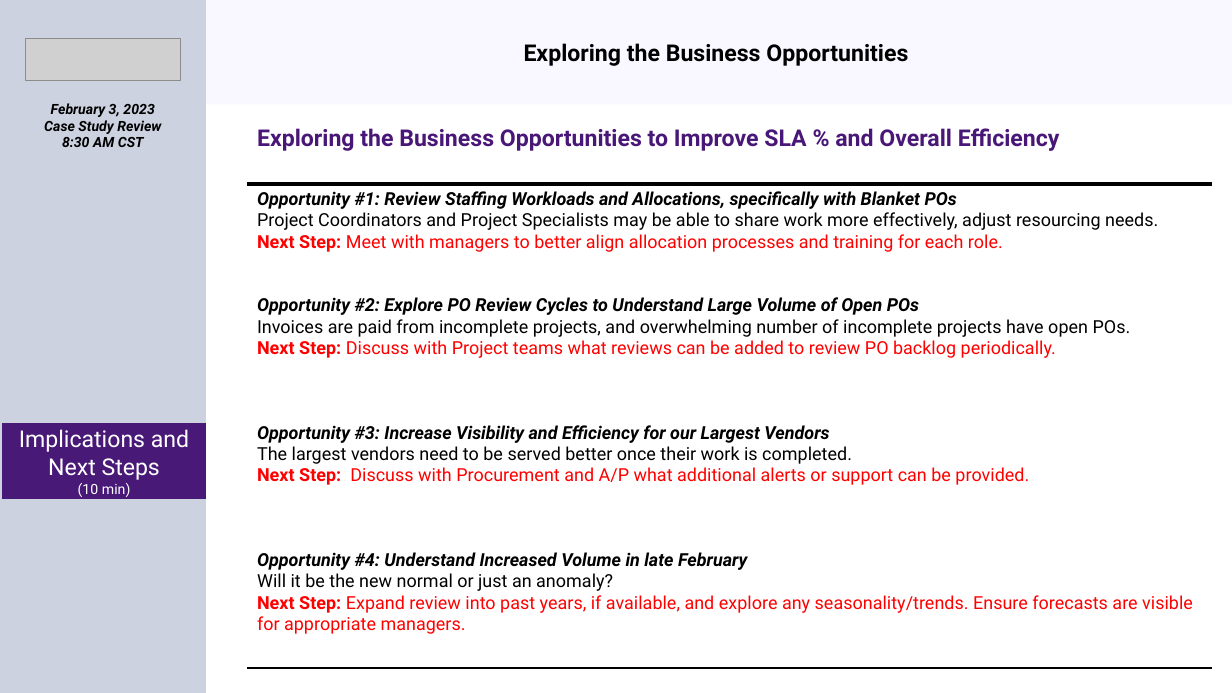
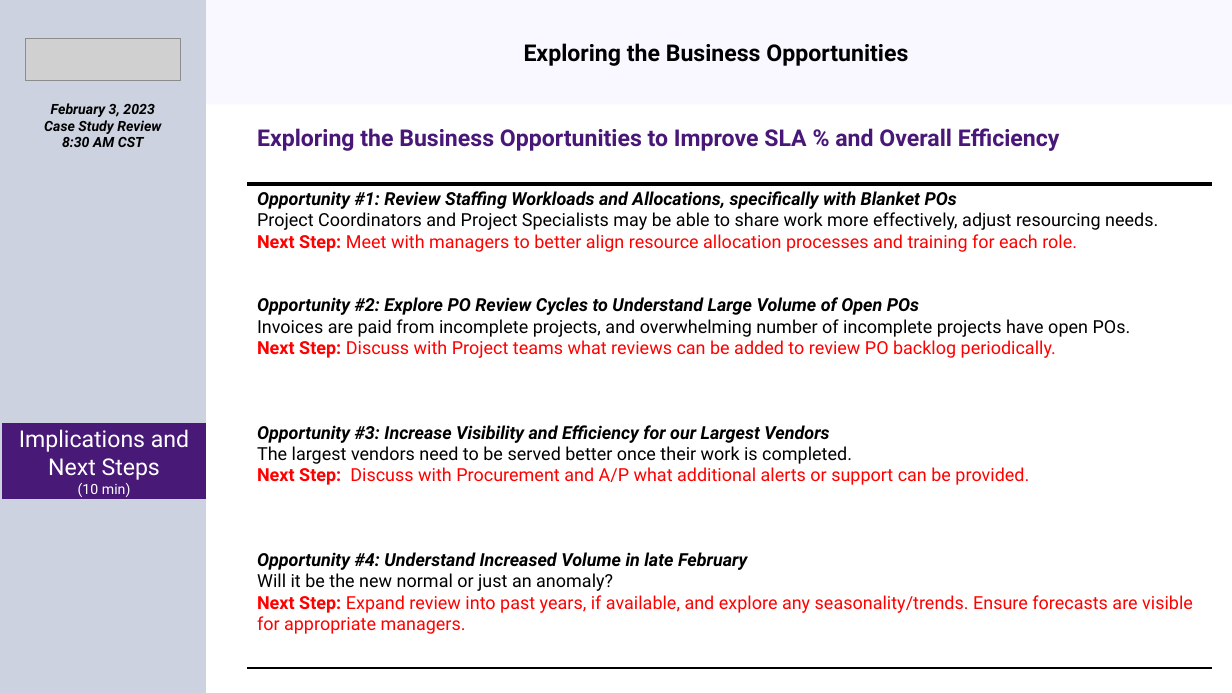
Before and after one commit to timothypenfield/TheWorkx, a slide deck: slide 5 of Projects/PowerBI/Vendor Payment Delays Case Study/VenderPaymentInquiry.pptx. Drawn at 1232x693 pixels with LibreOffice and Linux fonts; fonts in the diff are those of the drawing; grey boxes stand for pictures. Boxes give left, top, right and bottom in pixels: in the first picture for what was removed or moved away, otherwise in the second. Text is boxed around its words. In the diff, an @@ line names an element or a change of style, - is before the commit and + after.

```diff
--- a/Projects/PowerBI/Vendor Payment Delays Case Study/VenderPaymentInquiry.pptx
+++ b/Projects/PowerBI/Vendor Payment Delays Case Study/VenderPaymentInquiry.pptx
@@ table at (248,120,1212,668) @@
-row 2, column 1: Opportunity #1: Review Staffing Workloads and Allocations, specifically with Blanket POs / Project Coordinators and Project Specialists may be able to share work more effectively, adjust resourcing needs. / Next Step: Meet with managers to better align allocation processes and training for each role. / Opportunity #2: Explore PO Review Cycles to Understand Large Volume of Open POs / Invoices are paid from incomplete projects, and overwhelming number of incomplete projects have open POs. / Next Step: Discuss with Project teams what reviews can be added to review PO backlog periodically. / Opportunity #3: Increase Visibility and Efficiency for our Largest Vendors / The largest vendors need to be served better once their work is completed. / Next Step: Discuss with Procurement and A/P what additional alerts or support can be provided. / Opportunity #4: Understand Increased Volume in late February / Will it be the new normal or just an anomaly? / Next Step: Expand review into past years, if available, and explore any seasonality/trends. Ensure forecasts are visible for appropriate managers.
+row 2, column 1: Opportunity #1: Review Staffing Workloads and Allocations, specifically with Blanket POs / Project Coordinators and Project Specialists may be able to share work more effectively, adjust resourcing needs. / Next Step: Meet with managers to better align resource allocation processes and training for each role. / Opportunity #2: Explore PO Review Cycles to Understand Large Volume of Open POs / Invoices are paid from incomplete projects, and overwhelming number of incomplete projects have open POs. / Next Step: Discuss with Project teams what reviews can be added to review PO backlog periodically. / Opportunity #3: Increase Visibility and Efficiency for our Largest Vendors / The largest vendors need to be served better once their work is completed. / Next Step: Discuss with Procurement and A/P what additional alerts or support can be provided. / Opportunity #4: Understand Increased Volume in late February / Will it be the new normal or just an anomaly? / Next Step: Expand review into past years, if available, and explore any seasonality/trends. Ensure forecasts are visible for appropriate managers.
```
Also in this commit, not shown: 1 other slide changed.
